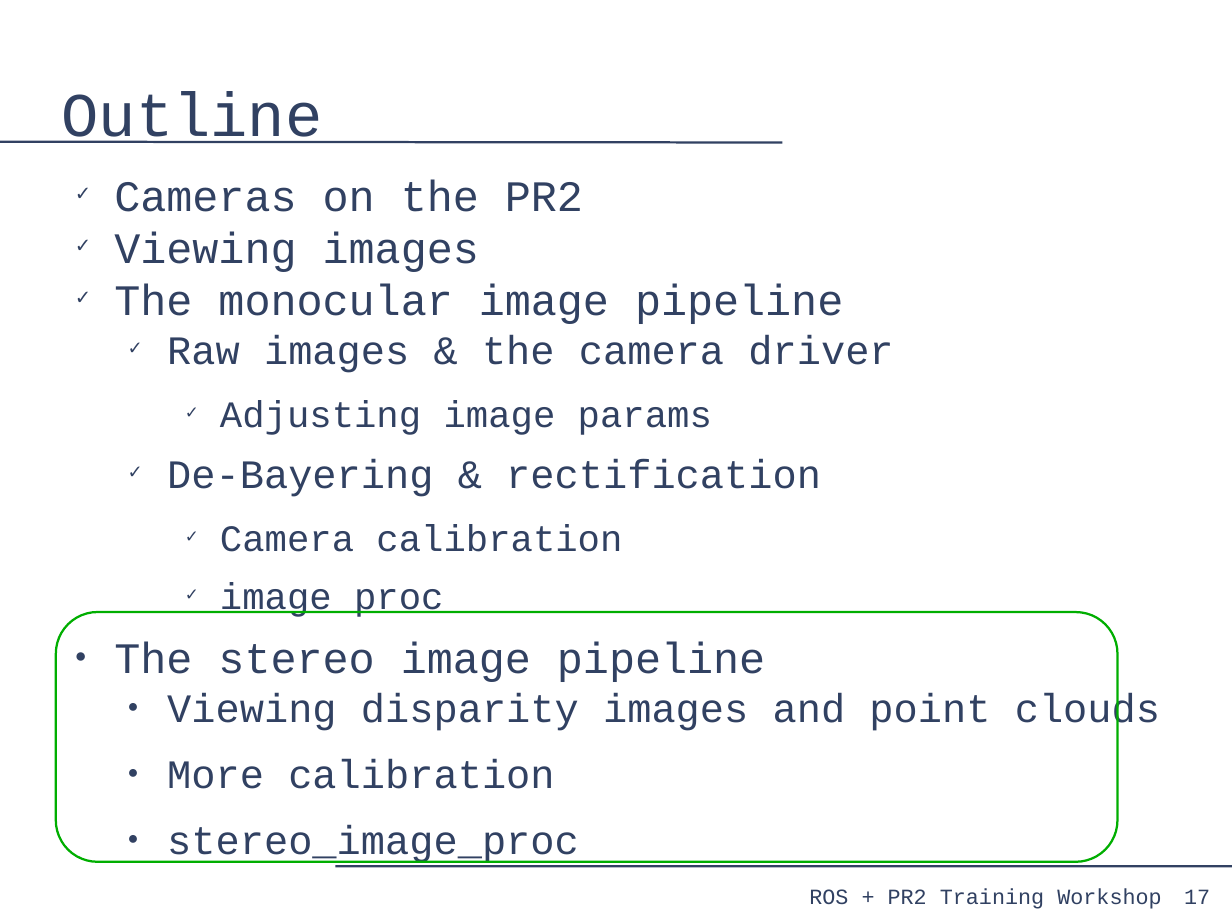
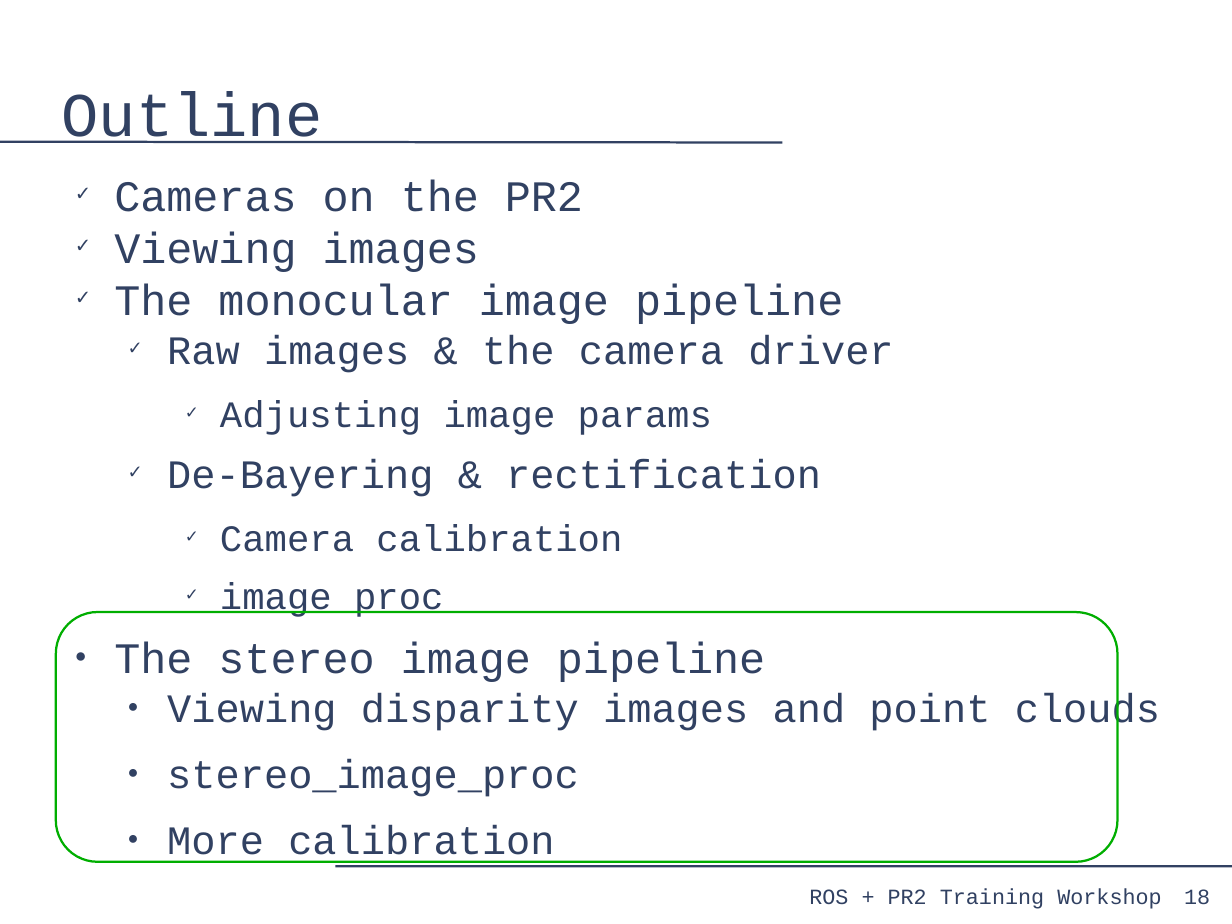
Before and after one commit to PR2/pr2_docs, a slide deck: slide 18 of pr2_training_workshop/processing_camera_data/slides.odp (slide 17 before the commit). Drawn at 1232x924 pixels with LibreOffice and Linux fonts; fonts in the diff are those of the drawing. Boxes give left, top, right and bottom in pixels: in the first picture for what was removed or moved away, otherwise in the second. Text is boxed around its words. In the diff, an @@ line names an element or a change of style, - is before the commit and + after.

```diff
--- a/pr2_training_workshop/processing_camera_data/slides.odp
+++ b/pr2_training_workshop/processing_camera_data/slides.odp
@@ text at [167,759,579,797]: paragraph added @@
+  ● stereo_image_proc
@@ text at [167,825,579,866]: paragraph removed @@
-  ● stereo_image_proc
@@ page number at [1184,889,1210,905]: text changed @@
-17
+18
```
Also in this commit, not shown: 17 other slides changed, 2 slides added.
